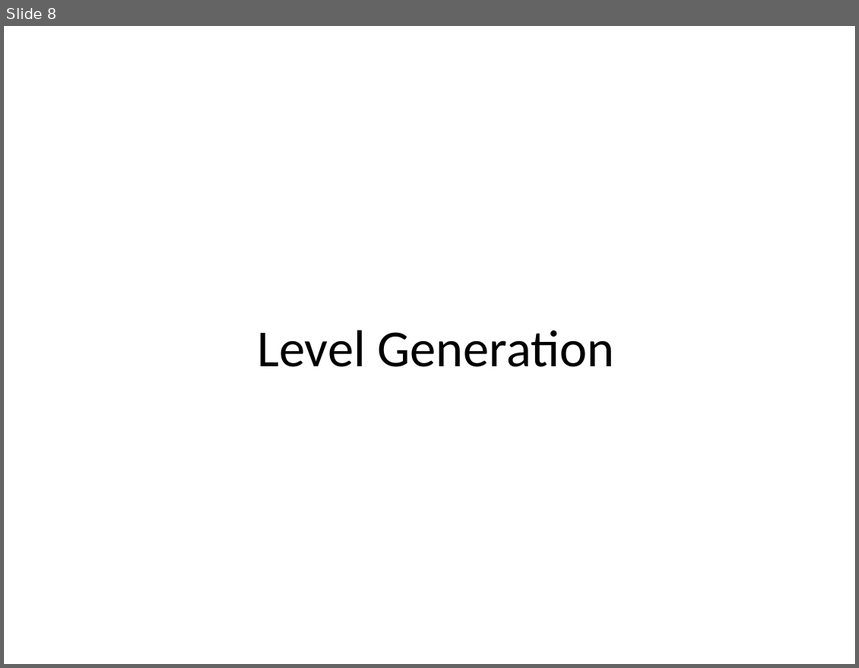
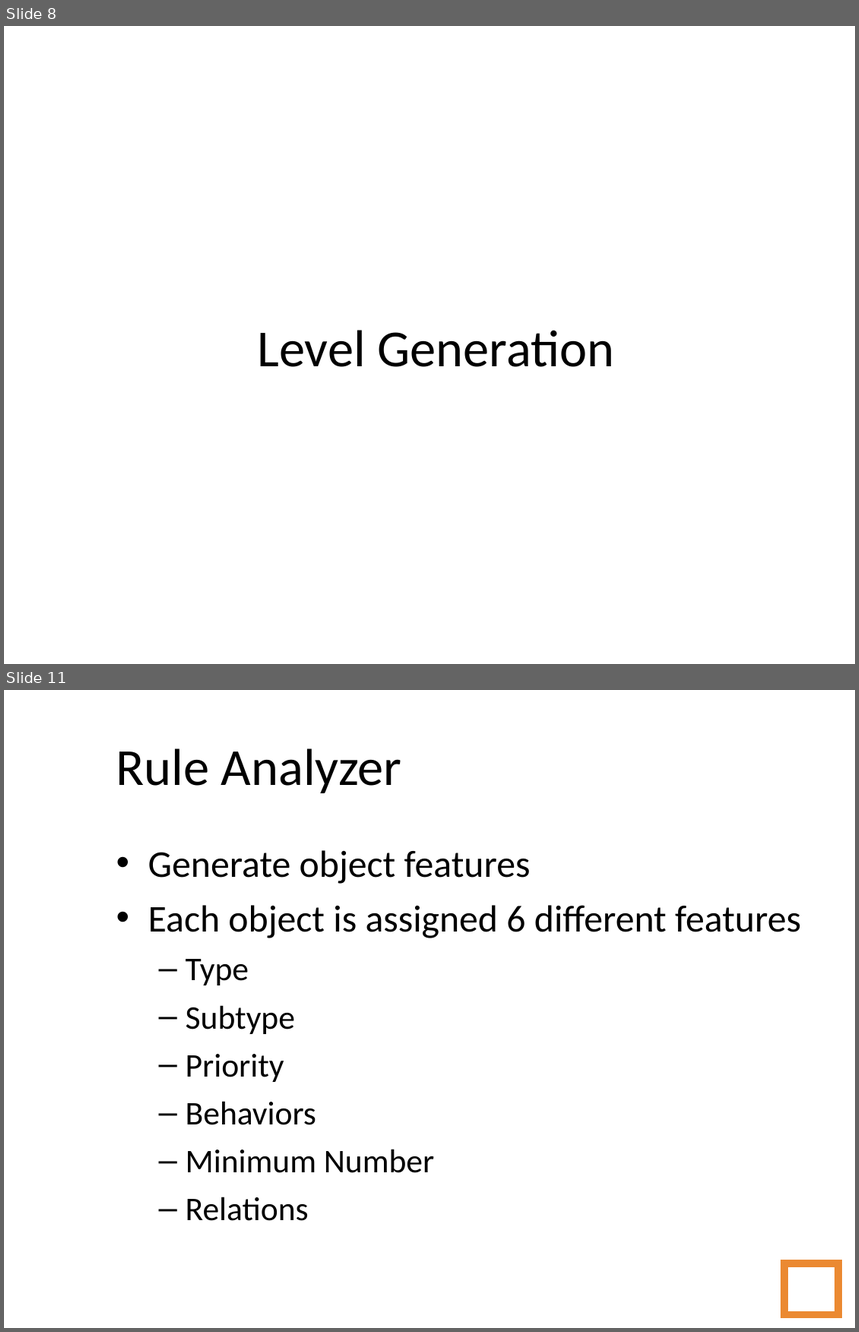
Before and after one commit to amidos2006/Automatic-Game-Script-Generation, a slide deck: Presentation/Automatic Game Script Generation.ppt. Shown one above the other, each under a label of ours: slide 8 before the commit, slides 8 and 11 after it; the slides between them are not shown. The pictures are 859x668 and 859x1332 pixels, drawn with LibreOffice and Linux fonts; fonts in the diff are those of the drawing; background and template pictures are left out. Boxes give left, top, right and bottom in pixels: in the first picture for what was removed or moved away, otherwise in the second. Text is boxed around its words. In the diff, an @@ line names an element or a change of style, - is before the commit and + after.

```diff
--- a/Presentation/Automatic Game Script Generation.ppt
+++ b/Presentation/Automatic Game Script Generation.ppt
@@ slide 11 added at (x1=4, y1=690, x2=855, y2=1328), background picture (left out) @@
@@ title added at (x1=116, y1=749, x2=402, y2=793), 44 pt, text #000000 @@
+Rule Analyzer
@@ text added at (x1=148, y1=850, x2=801, y2=1221), 32 pt, text #000000 @@
+• Generate object features
+• Each object is assigned 6 different features
+  – Type
+  – Subtype
+  – Priority
+  – Behaviors
+  – Minimum Number
+  – Relations
@@ page number added at (x1=785, y1=1264, x2=838, y2=1315), outline #EB8931 6.01 pt, 14 pt, text #FFFFFF @@
+11
```
Also in this commit, not shown: 23 slides changed, 36 other slides added, 3 slides removed, 27 other files.
